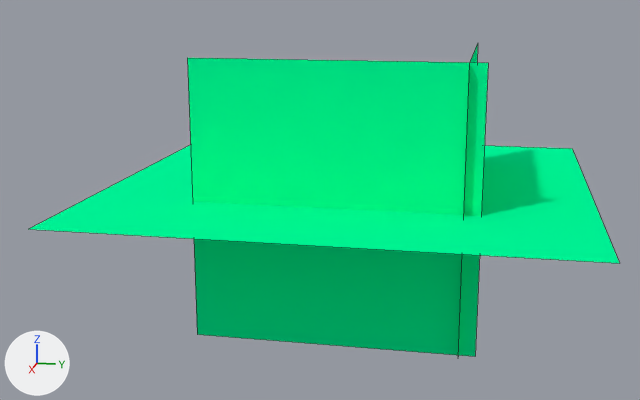
What one commit did to the Blender file Tetra_Objects/Tetrapod_assembly_sim/tetrapod_sim_003_Materials_image.blend.
Both versions are drawn from a 50 mm camera at (594.0, 112.0, 134.0) aimed at (6.0, -6.0, -13.0). Every picture has the same lights, and +X, +Y and +Z are marked at lower left. Mesh edges are drawn as thin lines.
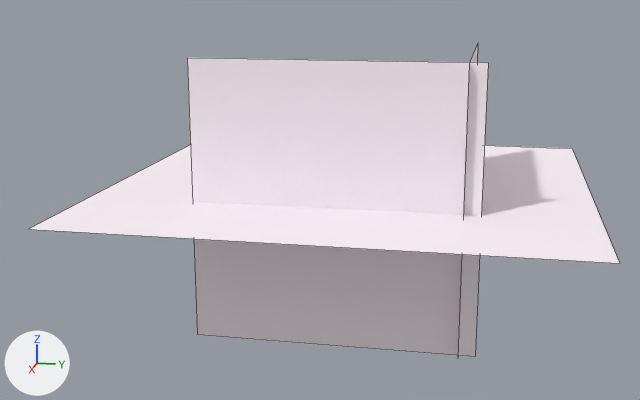
What differs and where, as boxes [x1, y1, x2, y2] in the pictures (640 x 400 px):
'Plane.001', recoloured (green to white)
    both: [187, 58, 488, 356]
'Plane', recoloured (green to white)
    both: [30, 145, 619, 263]
'Plane.003', recoloured (green to white)
    both: [458, 44, 478, 346]

What the commit changed:
Material 'Material.010' (mat_material_010) changes colour from green #00ff9e to white #fff5fd; in linear values from (0.0, 1.0, 0.34) to (1.0, 0.916, 0.979).
